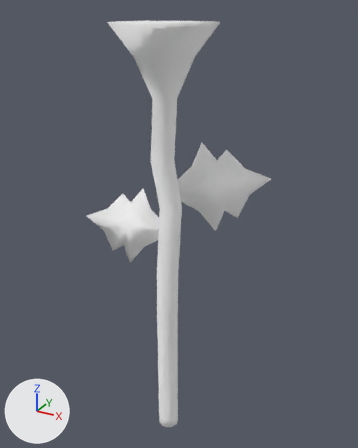
One commit to the glTF model Core/Art/Flower_Stem.glb: the scene before it, then after it.
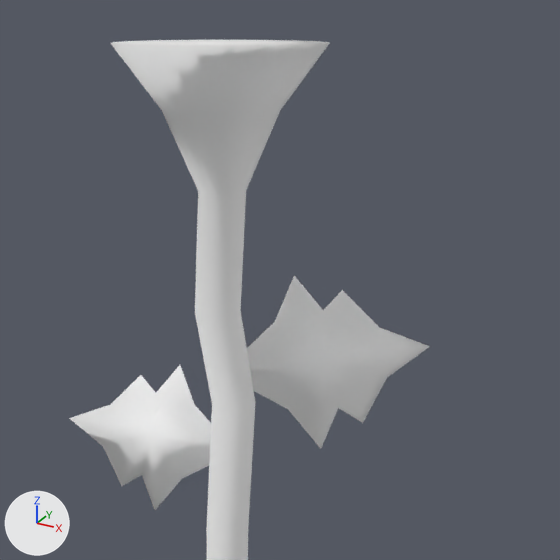
Old and new are each drawn whole from a camera (50 mm lens) standing at (5.59, -9.52, 0.29) and looking at (-0.13, 0.87, -4.9) and again close up on the part from 14% to 95% of the width and 0% to 64% of the height. The lights are fixed; the arrows at lower left show +X, +Y and +Z. Where no turn or scale is listed for an object, it has been applied to the vertices.

The scene before the commit, as lines of its bpy script (objects in view):
```python
me_cylinder = bpy.data.meshes.new('Cylinder')
me_cylinder.from_pydata(...)  # 180 vertices, 356 faces; spans x -1.16..1.16, y -1.16..1.16, z -10.81..-0.01
me_cylinder.materials.append(mat_basematerial)  # white #ffffff
me_leaf_mesh = bpy.data.meshes.new('Leaf_Mesh')
me_leaf_mesh.from_pydata(...)  # 15 vertices, 26 faces; spans x -0.86..0.98, y -0.99..1.15, z -1.0..1.0
me_leaf_mesh.materials.append(mat_basematerial)  # white #ffffff
me_leaf_mesh_001 = bpy.data.meshes.new('Leaf_Mesh.001')
me_leaf_mesh_001.from_pydata(...)  # 15 vertices, 26 faces; spans x -1.32..1.12, y -0.38..0.4, z -0.88..0.89
me_leaf_mesh_001.materials.append(mat_basematerial)  # white #ffffff
ob_cylinder = bpy.data.objects.new('Cylinder', me_cylinder)
ob_cylinder.location = (0.0, 0.0, 0.0)
ob_leaf = bpy.data.objects.new('Leaf', me_leaf_mesh)
ob_leaf.location = (0.86, 1.06, -3.74)
ob_leaf_001 = bpy.data.objects.new('Leaf.001', me_leaf_mesh_001)
ob_leaf_001.location = (-1.1, 0.02, -4.79)
```
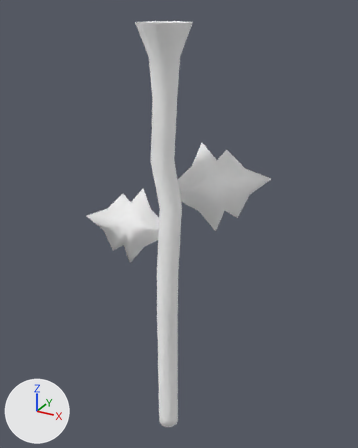
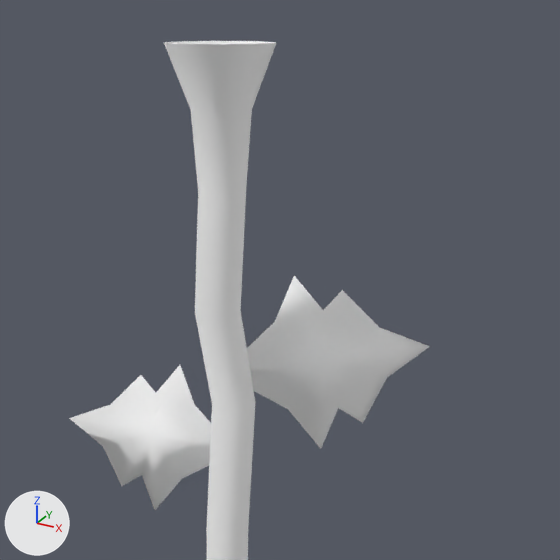
Changed parts and their boxes [x1, y1, x2, y2] in the close-ups (560 x 560 px):
'Cylinder', reshaped: before [111, 40, 329, 560]; after [164, 41, 277, 560]
part 1 of me_cylinder, cut back: before [111, 40, 329, 195]; after [164, 41, 277, 195]

Patch to the scene script:
```diff
--- a/Core/Art/Flower_Stem.glb.py
+++ b/Core/Art/Flower_Stem.glb.py
@@ me_cylinder @@
 # used by ob_cylinder; location = (0.0, 0.0, 0.0)
-me_cylinder.from_pydata(...)  # 180 vertices, 356 faces; spans x -1.16..1.16, y -1.16..1.16, z -10.81..-0.01
+me_cylinder.from_pydata(...)  # 180 vertices, 338 faces; spans x -0.6..0.6, y -0.6..0.6, z -10.81..-0.01
+# me_cylinder part 1
+# 5 vertices are removed from x -1.1..1.1, y -1.16..0.94, z -0.01
+# 33 faces are deleted
+# 35 vertices move from x -1.16..1.16, y -1.1..1.16, z -0.68..-0.01 to x -0.6..0.6, y -0.57..0.6, z -0.68..-0.01
+# 5 vertices are added at (0.35, 0.49, -0.01), (0.57, -0.19, -0.01), (0.0, -0.6, -0.01), (-0.57, -0.19, -0.01), (-0.35, 0.49, -0.01)
+# 15 new faces join them
 me_cylinder.materials.append(mat_basematerial)
```
